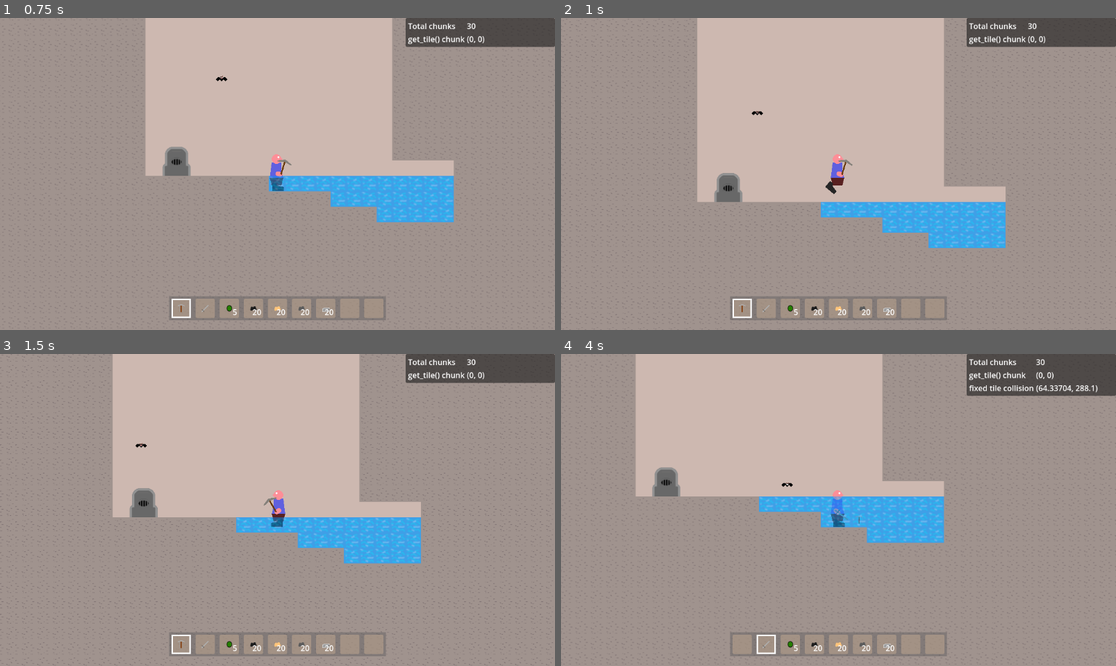
Above: before the commit, frames 1-4 (two rows, left to right).
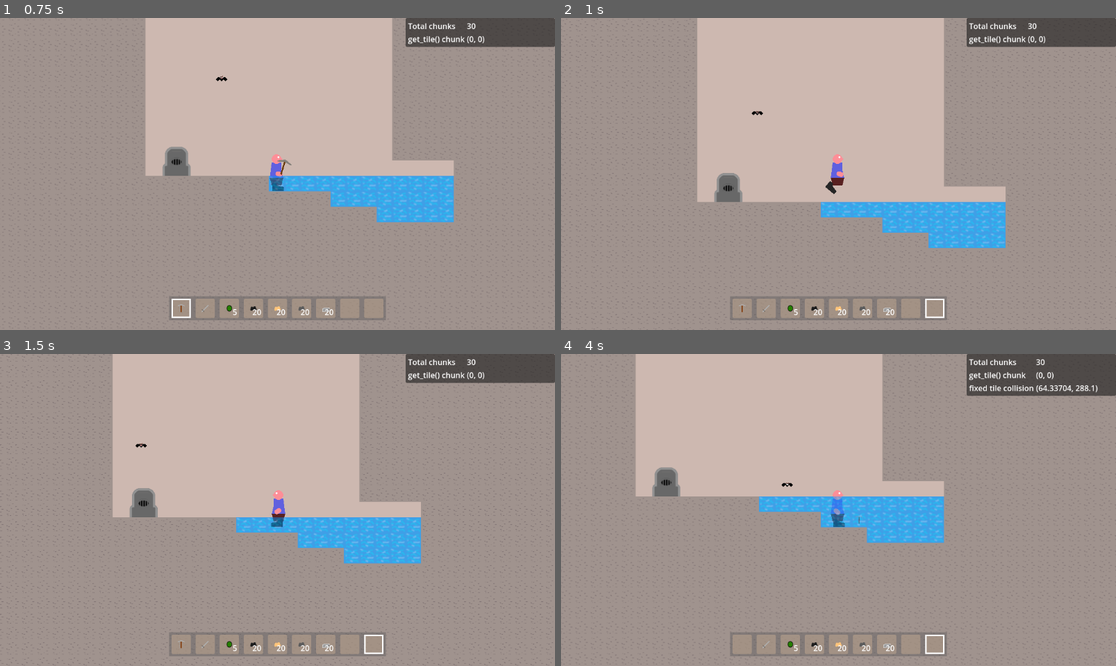
Above: after the commit, the same moments.

Repository: Griiimon/2D-Mining-Sandbox
Game: Godot game, scene res://scenes/test_game.tscn
Same seed, same stepped clock (60 frames per second), same inputs: the game is played once before the commit and once after it. The engine's default icon, where the game draws it, is replaced by a stand-in: a white triangle on a blue panel in a dark square.
Inputs (mouse positions are in pixels of both pictures, inside the frame that each line leads up to):
- Up to frame 1 (0.75 s): tap Enter at 0.5 s; move the mouse to (399, 158) at 0.52 s; hold D (right) from 0.53 s (still down); tap 1 at 0.6 s; click (399, 158) at 0.67 s
- Up to frame 2 (1 s): keep holding D (right); tap Up (jump) at 0.77 s; tap 9 at 0.8 s
- Up to frame 3 (1.5 s): keep holding D (right); move the mouse to (166, 525) at 1.27 s; tap 9 at 1.35 s
- Up to frame 4 (4 s): tap Up (jump) at 1.52, 3.02, 3.77 s; tap 1 at 1.55, 3.05 s; move the mouse to (894, 441) at 2.02 s; release D (right) at 2.03 s; hold A (left) 2.03-2.78 s; tap X (drop_item) at 2.1 s; tap 9 at 2.3, 3.8 s; move the mouse to (810, 572) at 2.77 s; hold D (right) from 2.78 s (still down); tap F (interact) at 2.85 s; click (810, 572) at 2.92 s; move the mouse to (1005, 556) at 3.52 s; tap E (next_hotbar_item) at 3.6 s

Frame 1 is identical in both runs. In frame 2, 0.2% of the frame differs, in the area x 30-70%, y 45-97%; in frame 3, 0.2%; in frame 4, 0.2%.

Commit message:
hotbar keys

Diff:
--- a/scripts/ui/player_ui.gd
+++ b/scripts/ui/player_ui.gd
@@ -35,6 +35,10 @@
 			elif event.button_index == MOUSE_BUTTON_WHEEL_DOWN:
 				current_hotbar_slot_idx+= 1
 
+	elif event is InputEventKey:
+		if event.is_pressed() and event.keycode >= KEY_1 and event.keycode <= KEY_9:
+			current_hotbar_slot_idx= event.keycode - KEY_1
+
 
 func select_current_hotbar_slot(enable: bool= true):
 	var slot: HotbarSlot= hbox_hotbar.get_child(current_hotbar_slot_idx)
